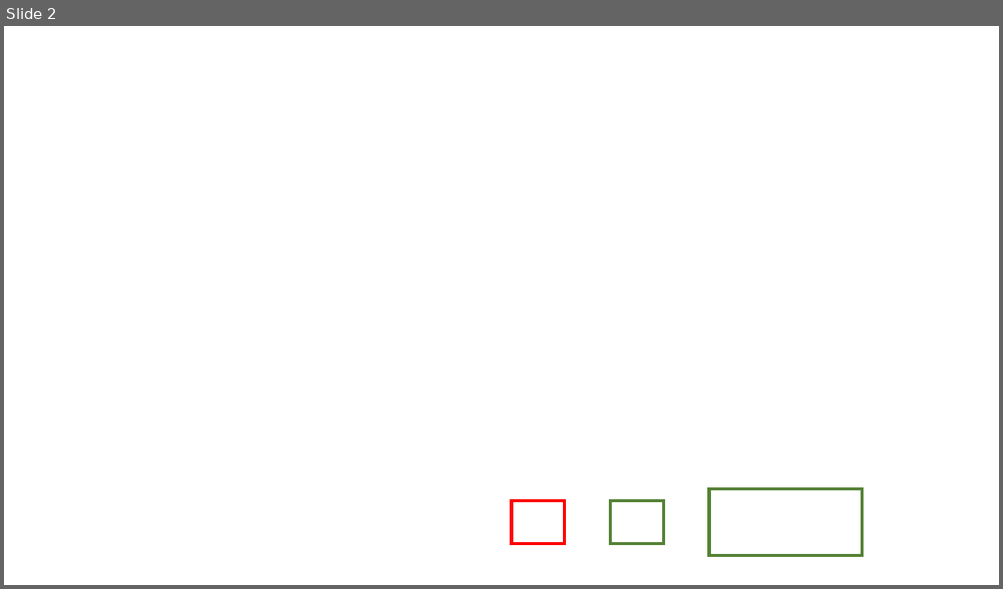
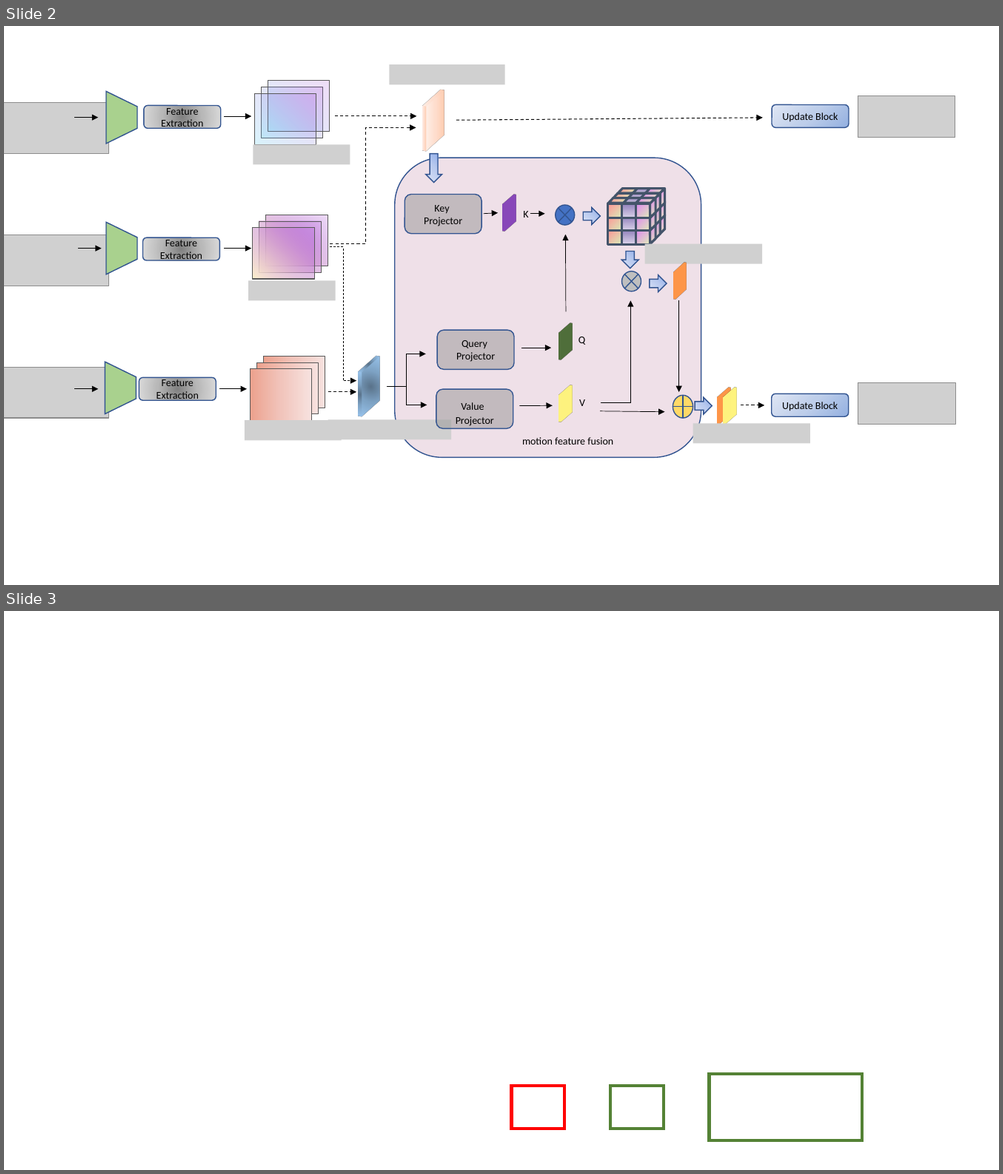
Before and after one commit to VingtDylan/Daily-Summary, a slide deck: 打卡.pptx. Shown one above the other, each under a label of ours: slide 2 before the commit, slides 2 and 3 after it. The pictures are 1003x589 and 1003x1174 pixels, drawn with LibreOffice and Linux fonts; fonts in the diff are those of the drawing; grey boxes stand for pictures. Boxes give left, top, right and bottom in pixels: in the first picture for what was removed or moved away, otherwise in the second. Text is boxed around its words. In the diff, an @@ line names an element or a change of style, - is before the commit and + after.

```diff
--- a/打卡.pptx
+++ b/打卡.pptx
@@ slide 2 added at <box>4,26,999,585</box>, background #FFFFFF @@
@@ group added at <box>4,64,956,458</box>: 36 rectangles, 27 parallelograms, 17 arrows, 12 pictures, 9 rounded rectangles, 9 freeform shapes, 8 cubes, 5 elbow arrows, 5 down arrows, 4 texts, 3 trapezoids, 2 flow chart summing junctions, 1 flow chart or @@
+Q
+Query
+Projector
+Value
+Projector
+V
+Feature Extraction
+Feature Extraction
+Feature Extraction
+Update Block
+Key
+Projector
+K
+Update Block
+motion feature fusion
@@ what was slide 2 is now slide 3 @@
```
Also in this commit, not shown: 1 slide removed, 10 other files.
